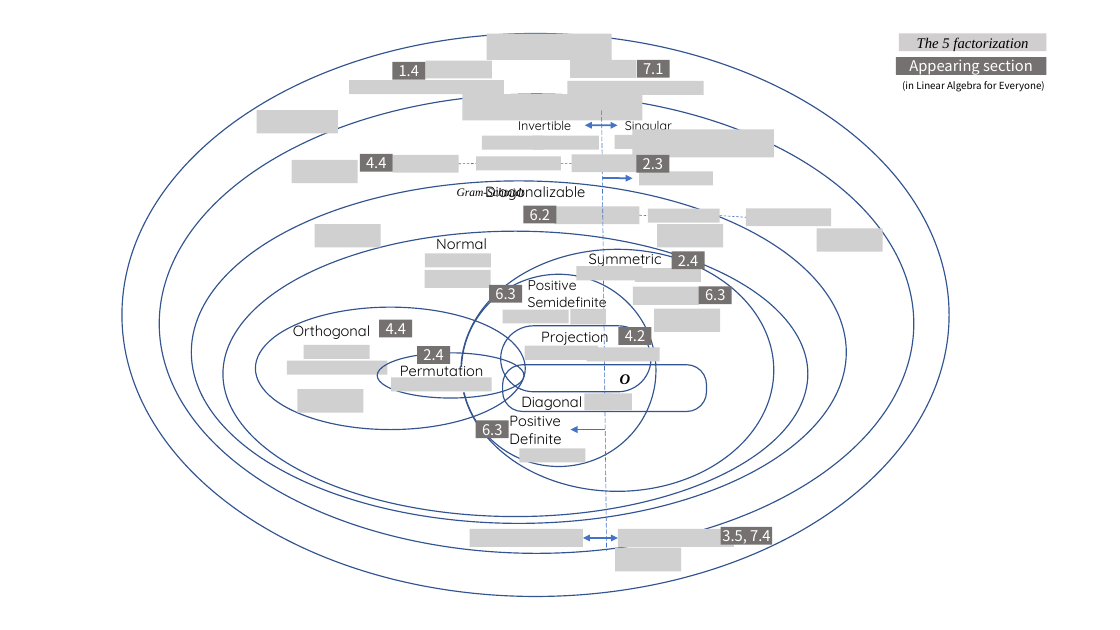
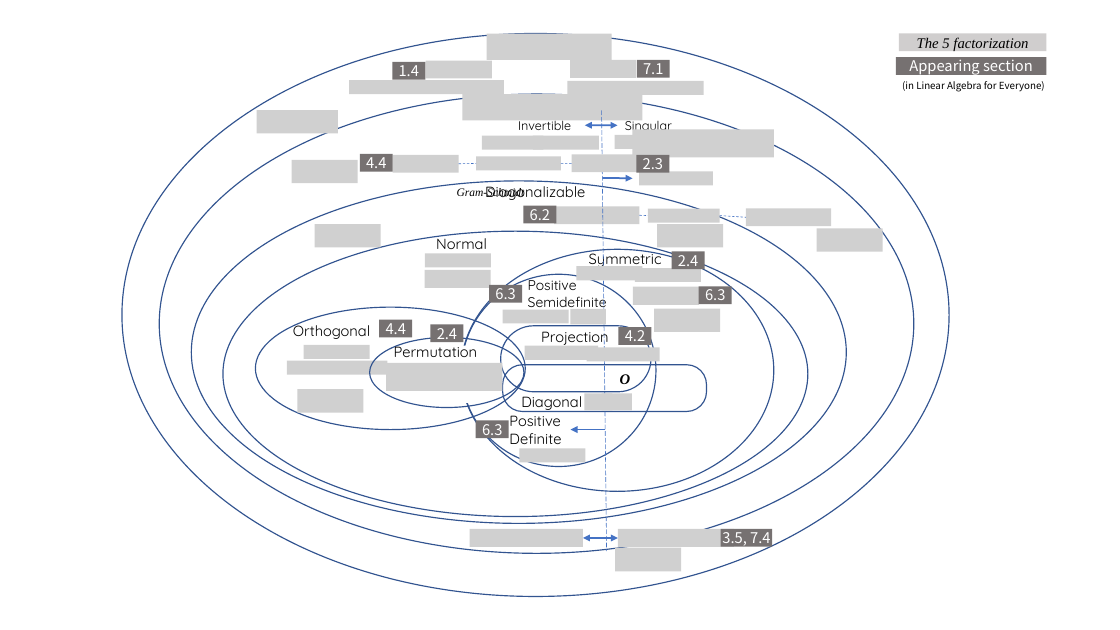
Before and after one commit to kenjihiranabe/The-Art-of-Linear-Algebra, a slide deck: slide 20 of Illustrations.pptx. Drawn at 1120x630 pixels with LibreOffice and Linux fonts; fonts in the diff are those of the drawing; grey boxes stand for pictures; background and template pictures are left out. Boxes give left, top, right and bottom in pixels: in the first picture for what was removed or moved away, otherwise in the second. Text is boxed around its words. In the diff, an @@ line names an element or a change of style, - is before the commit and + after.

```diff
--- a/Illustrations.pptx
+++ b/Illustrations.pptx
@@ rectangle "2.4": place and size @@
-rectangle "2.4" at (418, 346, 450, 364)
+rectangle "2.4" at (430, 324, 463, 342)
@@ ellipse: place and size @@
-ellipse at (378, 353, 525, 399)
+ellipse at (370, 337, 524, 408)
@@ text "Permutation": place and size @@
-text "Permutation" at (400, 361, 483, 376)
+text "Permutation" at (394, 342, 477, 357)
@@ rectangle: place and size @@
-rectangle at (455, 367, 476, 392)
+rectangle at (455, 345, 476, 402)
@@ picture: place and size @@
-picture at (392, 377, 492, 392)
+picture at (386, 363, 502, 391)
```
Also in this commit, not shown: 2 other slides changed, 53 other files.
